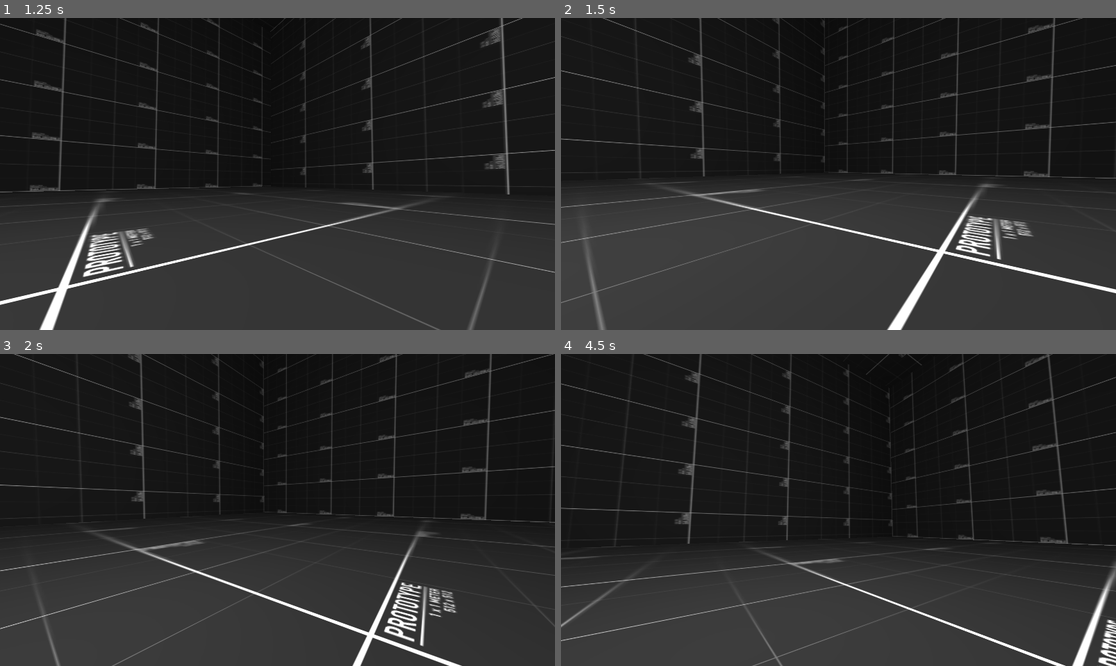
Above: before the commit, frames 1-4 (two rows, left to right).
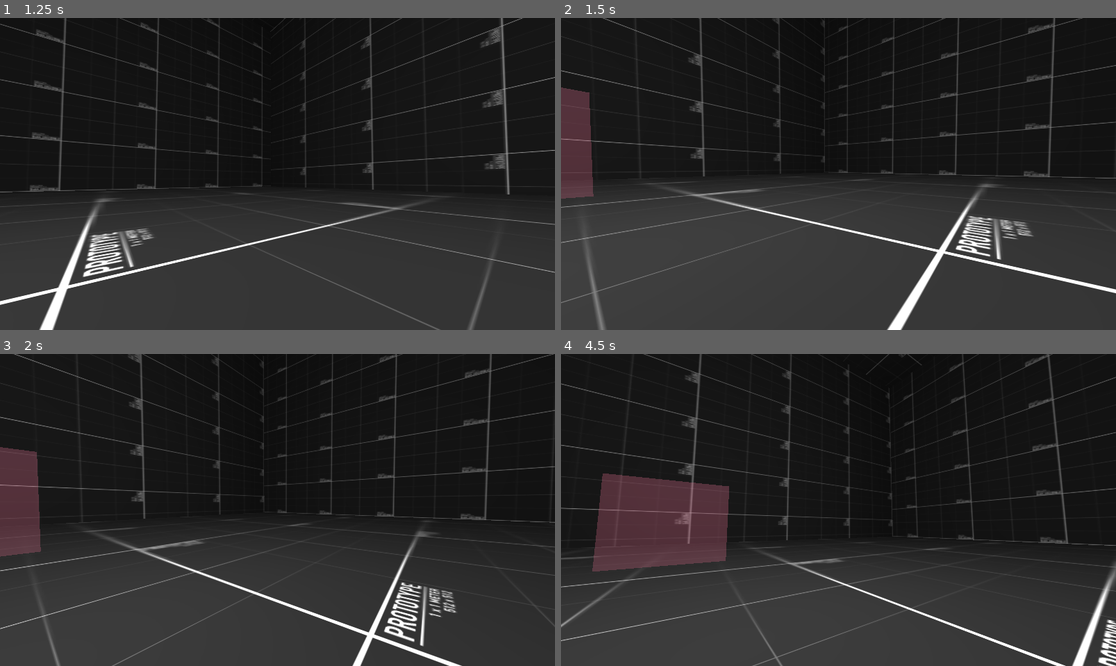
Above: after the commit, the same moments.

Repository: momonoski55555/ZombieshooterGodot
Game: Godot game, scene res://node_3d.tscn
Two runs of this game, one before a commit and one after it. Both use one fixed random seed, a clock stepped at 60 frames per second and the inputs below.
Inputs (mouse positions are in pixels of both pictures, inside the frame that each line leads up to):
- Up to frame 1 (1.25 s): tap Enter (ui_accept) at 0.5, 0.77 s; move the mouse to (305, 174) at 0.52 s; tap A (A) at 0.6 s; tap D (D) at 0.8 s
- Up to frame 2 (1.5 s): move the mouse to (810, 174) at 1.27 s; tap D (D) at 1.35 s
- Up to frame 3 (2 s): tap Enter (ui_accept) at 1.52 s; tap S (S) at 1.55 s
- Up to frame 4 (4.5 s): move the mouse to (849, 503) at 2.02 s; tap S (S) at 2.1, 3.8, 4.35 s; tap A (A) at 2.3, 2.85 s; tap Enter (ui_accept) at 2.75, 3.02, 3.77 s; move the mouse to (832, 516) at 2.77 s; tap D (D) at 3.05, 3.6 s; move the mouse to (877, 513) at 3.52 s; move the mouse to (794, 506) at 4.27 s

Frame 1 is identical in both runs. In frame 2, 1.9% of the frame differs, in the area x 0-6%, y 22-58%; in frame 3, 2.3%; in frame 4, 6.5%, in the area x 5-31%, y 38-70%.

Commit message:
Made the extraction system POC

Diff:
--- a/Players.tscn
+++ b/Players.tscn
@@ -5,7 +5,7 @@
 
 [sub_resource type="CylinderShape3D" id="CylinderShape3D_o4l6r"]
 
-[node name="Player" type="CharacterBody3D"]
+[node name="Player" type="CharacterBody3D" groups=["Players"]]
 script = ExtResource("1_i6k27")
 
 [node name="Gimble" type="Node3D" parent="."]
@@ -15,5 +15,5 @@
 
 [node name="Camera3D" type="Camera3D" parent="Gimble"]
 
-[node name="CollisionShape3D" type="CollisionShape3D" parent="."]
+[node name="CollisionShape3D" type="CollisionShape3D" parent="." groups=["Players"]]
 shape = SubResource("CylinderShape3D_o4l6r")
--- /dev/null
+++ b/extection_point.gd
@@ -0,0 +1,13 @@
+extends Area3D
+
+
+
+# Called every frame. 'delta' is the elapsed time since the previous frame.
+func _process(delta):
+	pass
+
+
+
+func _on_body_shape_entered(body_rid, body, body_shape_index, local_shape_index):
+	if body.is_in_group("Players"):
+		get_tree().quit()
--- /dev/null
+++ b/extection_point.tscn
@@ -0,0 +1,14 @@
+[gd_scene load_steps=3 format=3 uid="uid://dnciktouqq4mt"]
+
+[ext_resource type="Script" path="res://extection_point.gd" id="1_dqb2s"]
+
+[sub_resource type="BoxShape3D" id="BoxShape3D_agc30"]
+
+[node name="Extection_Point" type="Area3D"]
+script = ExtResource("1_dqb2s")
+
+[node name="CollisionShape3D" type="CollisionShape3D" parent="."]
+transform = Transform3D(5.30753, 0, 0, 0, 5.30753, 0, 0, 0, 5.30753, 0, 0, 0)
+shape = SubResource("BoxShape3D_agc30")
+
+[connection signal="body_shape_entered" from="." to="." method="_on_body_shape_entered"]
--- a/node_3d.tscn
+++ b/node_3d.tscn
@@ -1,7 +1,8 @@
-[gd_scene load_steps=5 format=3 uid="uid://cxg3cxn1hwci8"]
+[gd_scene load_steps=8 format=3 uid="uid://cxg3cxn1hwci8"]
 
-[ext_resource type="Texture2D" uid="uid://wlksn2etjgnx" path="res://gridbox-prototype-materials-main/gridbox-prototype-materials-main/prototype_512x512_grey4.png" id="1_36uty"]
+[ext_resource type="Texture2D" uid="uid://wlksn2etjgnx" path="res://gridbox-prototype-materials-main (2)/prototype_512x512_grey4.png" id="1_36uty"]
 [ext_resource type="PackedScene" uid="uid://dxwixkvlpyofx" path="res://Players.tscn" id="1_dmp3y"]
+[ext_resource type="PackedScene" uid="uid://dnciktouqq4mt" path="res://extection_point.tscn" id="3_ekt2v"]
 
 [sub_resource type="Environment" id="Environment_qbc2x"]
 ambient_light_source = 3
@@ -13,6 +14,14 @@
 uv1_offset = Vector3(-0.23, 0, 0)
 uv2_scale = Vector3(0.945, 0.945, 0.945)
 uv2_triplanar_sharpness = 1.1487
+
+[sub_resource type="StandardMaterial3D" id="StandardMaterial3D_kc2dh"]
+transparency = 1
+albedo_color = Color(0.968627, 0.454902, 0.596078, 0.262745)
+
+[sub_resource type="BoxMesh" id="BoxMesh_pbcir"]
+material = SubResource("StandardMaterial3D_kc2dh")
+size = Vector3(5.84, 5.91, 6.105)
 
 [node name="Node3D" type="Node3D"]
 
@@ -38,3 +47,11 @@
 
 [node name="Player" parent="." instance=ExtResource("1_dmp3y")]
 transform = Transform3D(1, 0, 0, 0, 1, 0, 0, 0, 1, 1.34224, 4.5, -0.44821)
+
+[node name="Extection_Point" parent="." instance=ExtResource("3_ekt2v")]
+transform = Transform3D(1, 0, 0, 0, 1, 0, 0, 0, 1, -17.5276, -1.34335, 1.70044)
+
+[node name="MeshInstance3D" type="MeshInstance3D" parent="Extection_Point"]
+mesh = SubResource("BoxMesh_pbcir")
+
+[editable path="Extection_Point"]
Renamed: gridbox-prototype-materials-main/gridbox-prototype-materials-main/prototype_512x512_blue1.png -> gridbox-prototype-materials-main (2)/prototype_512x512_blue1.png
Not shown, changed: gridbox-prototype-materials-main (2)/prototype_512x512_blue1.png.import
Renamed: gridbox-prototype-materials-main/gridbox-prototype-materials-main/prototype_512x512_blue2.png -> gridbox-prototype-materials-main (2)/prototype_512x512_blue2.png
Not shown, changed: gridbox-prototype-materials-main (2)/prototype_512x512_blue2.png.import
Renamed: gridbox-prototype-materials-main/gridbox-prototype-materials-main/prototype_512x512_blue3.png -> gridbox-prototype-materials-main (2)/prototype_512x512_blue3.png
Not shown, changed: gridbox-prototype-materials-main (2)/prototype_512x512_blue3.png.import
Renamed: gridbox-prototype-materials-main/gridbox-prototype-materials-main/prototype_512x512_brown.png -> gridbox-prototype-materials-main (2)/prototype_512x512_brown.png
Not shown, changed: gridbox-prototype-materials-main (2)/prototype_512x512_brown.png.import
Renamed: gridbox-prototype-materials-main/gridbox-prototype-materials-main/prototype_512x512_cyan.png -> gridbox-prototype-materials-main (2)/prototype_512x512_cyan.png
Not shown, changed: gridbox-prototype-materials-main (2)/prototype_512x512_cyan.png.import
Renamed: gridbox-prototype-materials-main/gridbox-prototype-materials-main/prototype_512x512_green1.png -> gridbox-prototype-materials-main (2)/prototype_512x512_green1.png
Not shown, changed: gridbox-prototype-materials-main (2)/prototype_512x512_green1.png.import
(and 22 more such lines)
